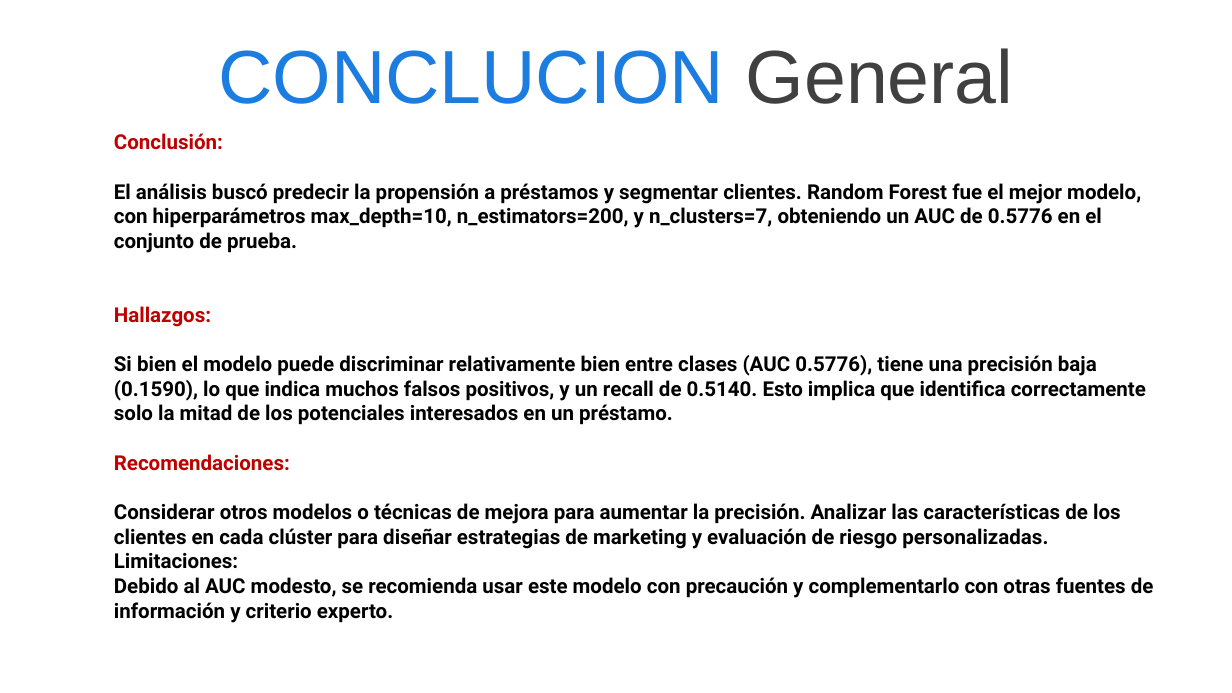
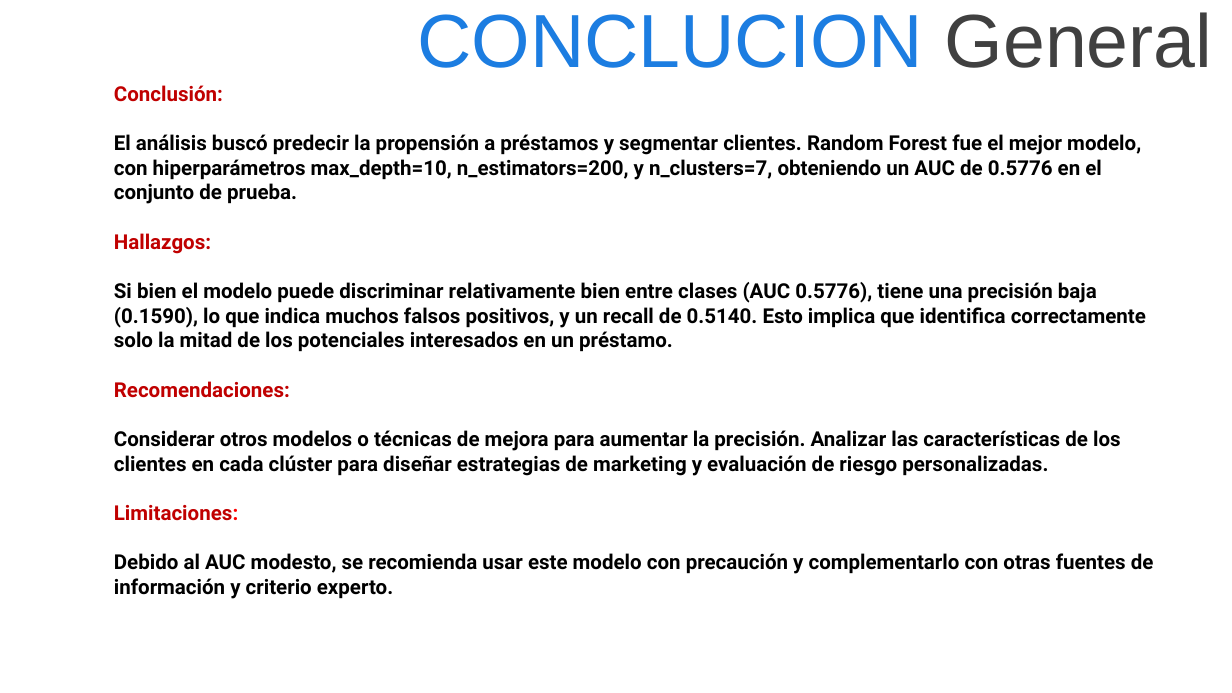
Before and after one commit to Juanolguin21/Data2, a slide deck: slide 33 of Analisis Bancario_Juan Manuel Olguin.pptx. Drawn at 1232x693 pixels with LibreOffice and Linux fonts; fonts in the diff are those of the drawing; background and template pictures are left out. Boxes give left, top, right and bottom in pixels: in the first picture for what was removed or moved away, otherwise in the second. Text is boxed around its words. In the diff, an @@ line names an element or a change of style, - is before the commit and + after.

```diff
--- a/Analisis Bancario_Juan Manuel Olguin.pptx
+++ b/Analisis Bancario_Juan Manuel Olguin.pptx
@@ title "CONCLUCION General" moved from (x1=218, y1=48, x2=1014, y2=104) to (x1=417, y1=12, x2=1213, y2=68) @@
@@ text "Conclusión:" moved from (x1=114, y1=133, x2=1154, y2=623) to (x1=114, y1=85, x2=1154, y2=599) @@
@@ text at (x1=114, y1=430, x2=1121, y2=521): text changed @@
-Considerar otros modelos o técnicas de mejora para aumentar la precisión. Analizar las características de los clientes en cada clúster para diseñar estrategias de marketing y evaluación de riesgo personalizadas. Limitaciones:
+Considerar otros modelos o técnicas de mejora para aumentar la precisión. Analizar las características de los clientes en cada clúster para diseñar estrategias de marketing y evaluación de riesgo personalizadas.
+Limitaciones:
```
